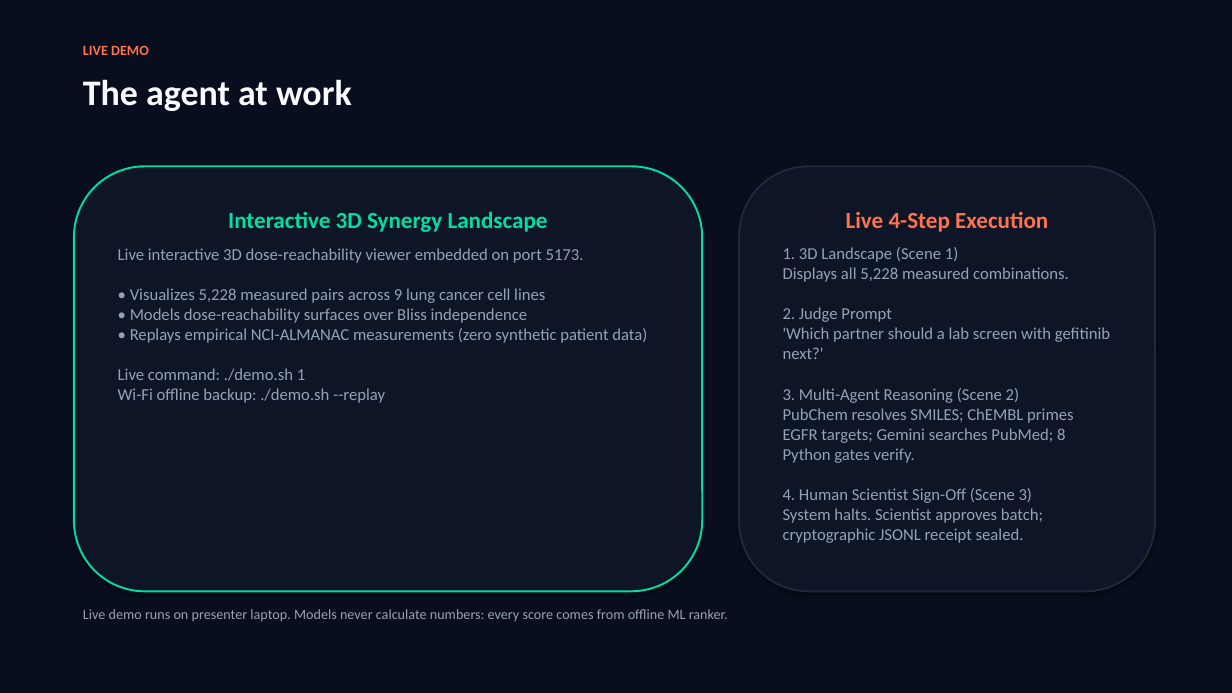
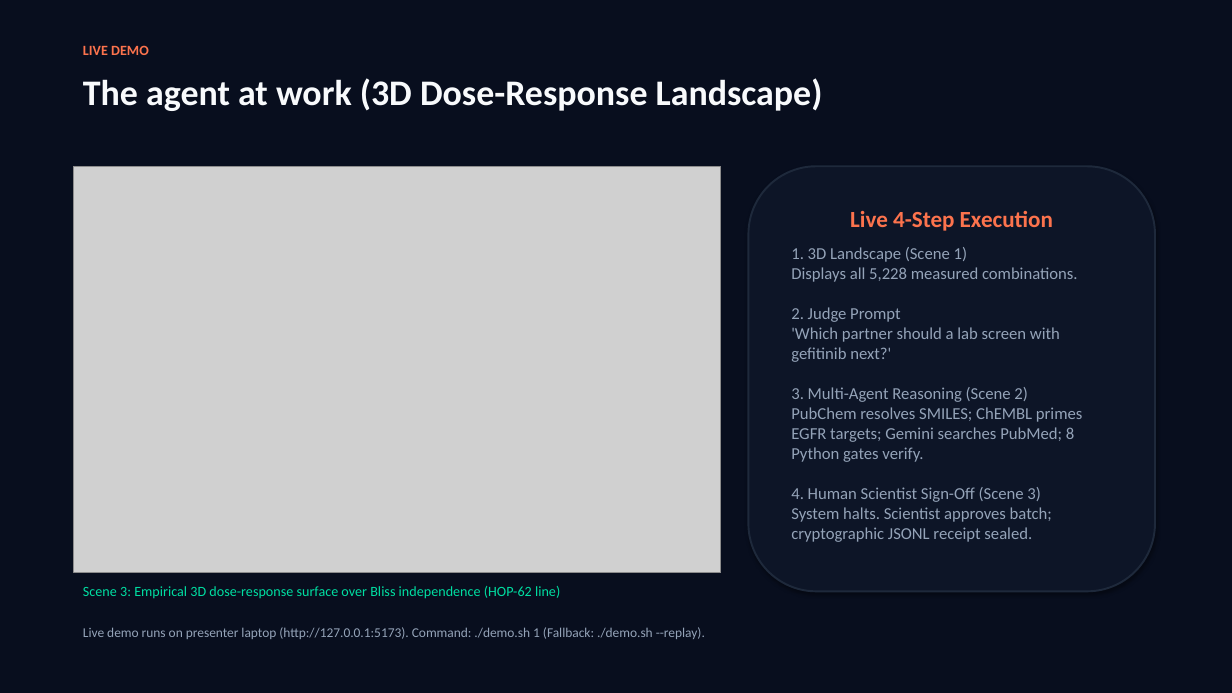
Before and after one commit to leventkoymen/backprop-to-the-future-b56f8f5e-submission-repo, a slide deck: slide 5 of docs/LungPair_Pitch_Deck_Team_Backprop.pptx. Drawn at 1232x693 pixels with LibreOffice and Linux fonts; fonts in the diff are those of the drawing; grey boxes stand for pictures. Boxes give left, top, right and bottom in pixels: in the first picture for what was removed or moved away, otherwise in the second. Text is boxed around its words. In the diff, an @@ line names an element or a change of style, - is before the commit and + after.

Commit message:
Docs: embed real 3D dose-reachability landscape screenshot into Slide 5 of PPTX and PDF deliverables

```diff
--- a/docs/LungPair_Pitch_Deck_Team_Backprop.pptx
+++ b/docs/LungPair_Pitch_Deck_Team_Backprop.pptx
@@ text at (83, 78, 823, 111): text changed @@
-The agent at work
+The agent at work (3D Dose-Response Landscape)
@@ rounded rectangle removed at (74, 166, 702, 592) @@
-Interactive 3D Synergy Landscape
-Live interactive 3D dose-reachability viewer embedded on port 5173.
-• Visualizes 5,228 measured pairs across 9 lung cancer cell lines
-• Models dose-reachability surfaces over Bliss independence
-• Replays empirical NCI-ALMANAC measurements (zero synthetic patient data)
-Live command: ./demo.sh 1
-Wi-Fi offline backup: ./demo.sh --replay
@@ picture added at (74, 166, 721, 573) @@
@@ rounded rectangle "Live 4-Step Execution": place and size @@
-rounded rectangle "Live 4-Step Execution" at (739, 166, 1155, 592)
+rounded rectangle "Live 4-Step Execution" at (749, 166, 1155, 592)
@@ text added at (83, 586, 560, 599), 11 pt, text #00DFA2 @@
+Scene 3: Empirical 3D dose-response surface over Bliss independence (HOP-62 line)
@@ text at (83, 627, 705, 639): text changed; size 11 to 10.5 pt @@
-Live demo runs on presenter laptop. Models never calculate numbers: every score comes from offline ML ranker.
+Live demo runs on presenter laptop (http://127.0.0.1:5173). Command: ./demo.sh 1 (Fallback: ./demo.sh --replay).
```
Also in this commit, not shown: 5 other files.
